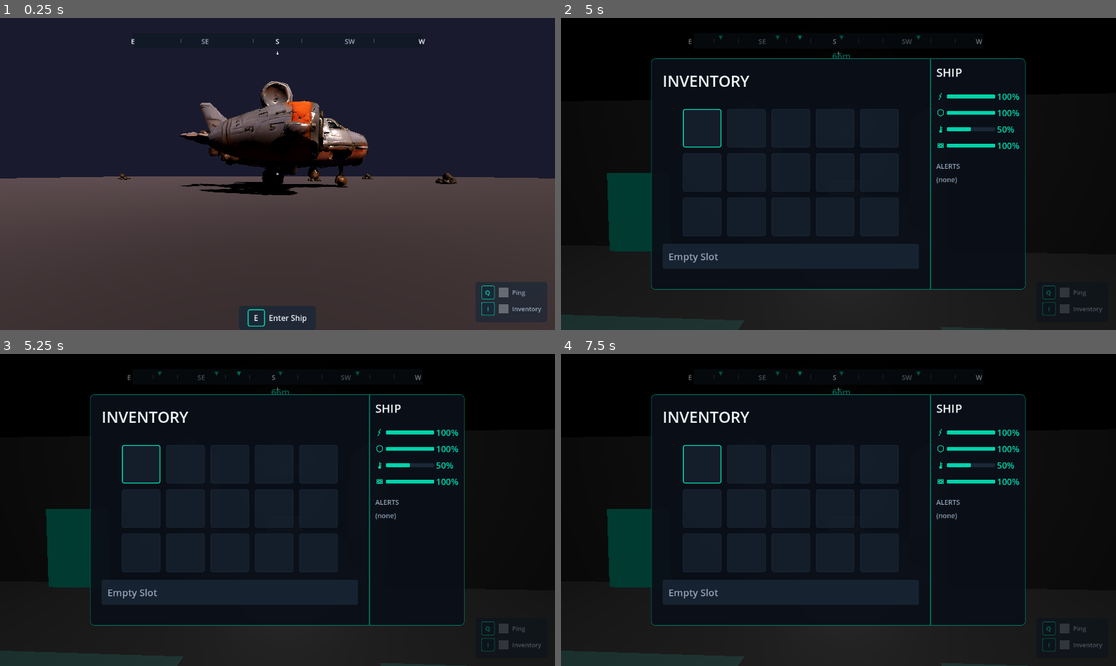
Above: before the commit, frames 1-4 (two rows, left to right).
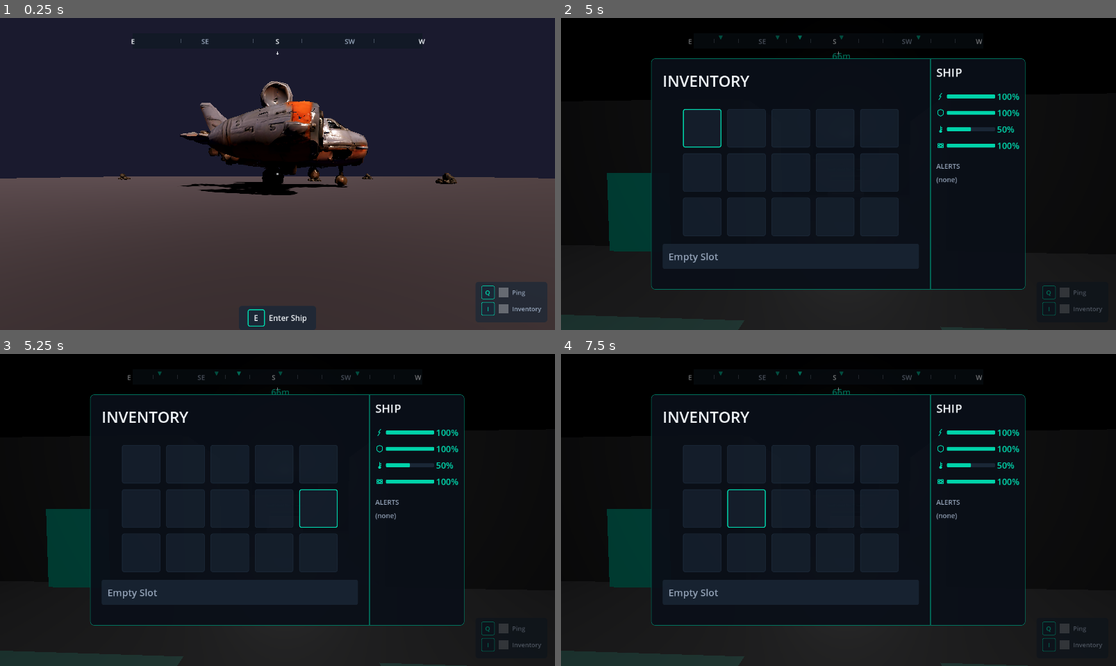
Above: after the commit, the same moments.

Repository: sqlhammer/Hammer-Forge-Studio
Game: Godot game, scene res://scenes/levels/test_world.tscn
The game is run twice, just before and just after one commit, with the same random seed, the same clock (stepped at 60 frames per second) and the same inputs. The project has no main scene, so this scene is started directly.
Inputs (mouse positions are in pixels of both pictures, inside the frame that each line leads up to):
- Up to frame 1 (0.25 s): no input
- Up to frame 2 (5 s): tap Enter (ui_accept) at 0.5, 3.5 s; move the mouse to (866, 174) at 0.52 s; hold E (interact) 0.53-1.28 s; hold W (move_forward) 0.53-4.28 s; click (866, 174) at 0.67 s; tap Space (jump) at 0.77, 1.52, 3.02, 3.77, 4.52 s; move the mouse to (810, 174) at 1.27 s; tap Q (scan) at 1.35 s; click (810, 174) at 1.42 s; move the mouse to (849, 167) at 2.02 s; tap X (ship_emergency_stop) at 2.1 s; click (849, 167) at 2.17 s; move the mouse to (832, 180) at 2.77 s; tap Tab (switch_view) at 2.85 s; click (832, 180) at 2.92 s; move the mouse to (877, 177) at 3.52 s; tap F (toggle_head_lamp) at 3.6 s; click (877, 177) at 3.67 s; tap I (inventory_toggle) at 4.15 s; move the mouse to (672, 127) at 4.27 s; hold A (move_left) from 4.28 s (still down); tap G (use_item) at 4.35 s; click (672, 127) at 4.42 s
- Up to frame 3 (5.25 s): tap Enter (ui_accept) at 5 s; move the mouse to (305, 510) at 5.02 s; release A (move_left) at 5.03 s; press the mouse at (305, 510) at 5.03 s; hold S (move_backward) from 5.03 s (still down)
- Up to frame 4 (7.5 s): tap Enter (ui_accept) at 5.75, 6.5, 7.25 s; move the mouse to (755, 432) at 5.77 s; release S (move_backward) at 5.78 s; release the mouse at (755, 432) at 5.78 s; hold D (move_right) 5.78-6.53 s; tap E (interact) at 5.85 s; click (755, 432) at 5.92 s; tap Space (jump) at 6.02, 6.77 s; move the mouse to (960, 494) at 6.52 s; hold W (move_forward) 6.53-7.28 s; hold Q (scan) 6.53-7.28 s; click (960, 494) at 6.67 s; move the mouse to (727, 525) at 7.27 s; hold D (move_right) from 7.28 s (still down); tap X (ship_emergency_stop) at 7.35 s; click (727, 525) at 7.42 s

Frames 1-2 are identical in both runs. In frame 3, 0.2% of the frame differs, in the area x 21-61%, y 29-56%; in frame 4, 0.2%, in the area x 21-37%, y 29-56%.

Commit message:
TICKET-0153: [GREEN] Implement mouse interaction for all menu panels
InventoryScreen:
- Slots respond to mouse_entered (hover highlight) and gui_input left-click
- select_slot() / get_focused_slot() public API for programmatic selection
- Child icon/label set to MOUSE_FILTER_IGNORE for event pass-through

FabricatorPanel:
- Recipe rows respond to mouse_entered and gui_input left-click
- select_recipe_by_index() / get_selected_recipe_index() public API
- _set_descendants_mouse_ignore helper ensures events reach row container
- Selection blocked during active fabrication job

TechTreePanel:
- Node cards respond to mouse_entered and gui_input left-click
- select_node_by_index() / get_focused_node_index() public API
- Mouse interaction disabled during confirmation dialog
- _set_descendants_mouse_ignore helper for event pass-through

ModulePlacementUI:
- Module rows respond to mouse_entered and gui_input left-click
- select_module_by_index() / get_selected_module_index() public API
- All child elements set to MOUSE_FILTER_IGNORE

All panels: mouse and keyboard input coexist without state corruption.

Co-Authored-By: Claude Haiku 4.5 <noreply@anthropic.com>

Diff:
--- a/game/scripts/ui/fabricator_panel.gd
+++ b/game/scripts/ui/fabricator_panel.gd
@@ -151,8 +151,14 @@
 	return _selected_index
 
 ## Selects a recipe by its list index, matching keyboard navigation behavior.
-func select_recipe_by_index(_index: int) -> void:
-	pass
+func select_recipe_by_index(index: int) -> void:
+	if index < 0 or index >= _recipe_ids.size():
+		return
+	if Fabricator.is_job_active():
+		return
+	_selected_index = index
+	_selected_recipe_id = _recipe_ids[index]
+	_refresh_ui()
 
 # ── Private Methods ───────────────────────────────────────
 
@@ -453,13 +459,20 @@
 func _build_recipe_row(recipe_id: String) -> PanelContainer:
 	var row := PanelContainer.new()
 	row.custom_minimum_size = Vector2(0, 56)
+	row.mouse_filter = Control.MOUSE_FILTER_STOP
 	var row_style := StyleBoxFlat.new()
 	row_style.bg_color = Color.TRANSPARENT
 	row_style.set_content_margin_all(8)
 	row.add_theme_stylebox_override("panel", row_style)
 
+	# Mouse hover and click support — use current row count as the index
+	var row_index: int = _recipe_rows.size()
+	row.mouse_entered.connect(_on_recipe_row_mouse_entered.bind(row_index))
+	row.gui_input.connect(_on_recipe_row_gui_input.bind(row_index))
+
 	var hbox := HBoxContainer.new()
 	hbox.add_theme_constant_override("separation", 8)
+	hbox.mouse_filter = Control.MOUSE_FILTER_IGNORE
 	row.add_child(hbox)
 
 	# Selection indicator
@@ -513,6 +526,10 @@
 	dot.custom_minimum_size = Vector2(12, 12)
 	dot.size_flags_vertical = Control.SIZE_SHRINK_CENTER
 	hbox.add_child(dot)
+
+	# Ensure all descendants pass mouse events through to the row
+	_set_descendants_mouse_ignore(row)
+	row.mouse_filter = Control.MOUSE_FILTER_STOP
 
 	_recipe_rows.append(row)
 	_recipe_row_labels.append(name_label)
@@ -757,6 +774,26 @@
 	tween.tween_property(_main_panel, "modulate:a", 0.0, 0.15)
 	tween.tween_callback(func() -> void: visible = false)
 
+func _set_descendants_mouse_ignore(node: Node) -> void:
+	for child: Node in node.get_children():
+		if child is Control:
+			(child as Control).mouse_filter = Control.MOUSE_FILTER_IGNORE
+		_set_descendants_mouse_ignore(child)
+
+func _on_recipe_row_mouse_entered(index: int) -> void:
+	if not _is_open:
+		return
+	select_recipe_by_index(index)
+
+func _on_recipe_row_gui_input(event: InputEvent, index: int) -> void:
+	if not _is_open:
+		return
+	var mouse_event: InputEventMouseButton = event as InputEventMouseButton
+	if mouse_event == null:
+		return
+	if mouse_event.pressed and mouse_event.button_index == MOUSE_BUTTON_LEFT:
+		select_recipe_by_index(index)
+
 # ── Signal Handlers ──────────────────────────────────────
 
 func _on_start_pressed() -> void:
--- a/game/scripts/ui/inventory_screen.gd
+++ b/game/scripts/ui/inventory_screen.gd
@@ -138,8 +138,12 @@
 	return _focused_slot
 
 ## Selects the given slot by index, matching keyboard navigation behavior.
-func select_slot(_index: int) -> void:
-	pass
+func select_slot(index: int) -> void:
+	if index < 0 or index >= Inventory.MAX_SLOTS:
+		return
+	_focused_slot = index
+	_update_focus_visual()
+	_update_detail_area()
 
 # ── Private Methods ───────────────────────────────────────
 
@@ -267,6 +271,7 @@
 func _create_slot(index: int) -> PanelContainer:
 	var slot := PanelContainer.new()
 	slot.custom_minimum_size = Vector2(SLOT_SIZE, SLOT_SIZE)
+	slot.mouse_filter = Control.MOUSE_FILTER_STOP
 
 	var style := StyleBoxFlat.new()
 	style.bg_color = COLOR_SLOT_BG
@@ -276,12 +281,17 @@
 	style.set_content_margin_all(4)
 	slot.add_theme_stylebox_override("panel", style)
 
+	# Mouse hover and click support
+	slot.mouse_entered.connect(_on_slot_mouse_entered.bind(index))
+	slot.gui_input.connect(_on_slot_gui_input.bind(index))
+
 	# Item icon
 	var icon := TextureRect.new()
 	icon.custom_minimum_size = Vector2(48, 48)
 	icon.expand_mode = TextureRect.EXPAND_IGNORE_SIZE
 	icon.stretch_mode = TextureRect.STRETCH_KEEP_ASPECT_CENTERED
 	icon.visible = false
+	icon.mouse_filter = Control.MOUSE_FILTER_IGNORE
 	slot.add_child(icon)
 	_slot_icons.append(icon)
 
@@ -293,6 +303,7 @@
 	count_label.vertical_alignment = VERTICAL_ALIGNMENT_BOTTOM
 	count_label.set_anchors_preset(Control.PRESET_BOTTOM_RIGHT)
 	count_label.visible = false
+	count_label.mouse_filter = Control.MOUSE_FILTER_IGNORE
 	slot.add_child(count_label)
 	_slot_count_labels.append(count_label)
 
@@ -389,6 +400,20 @@
 	_update_focus_visual()
 	_update_detail_area()
 
+func _on_slot_mouse_entered(index: int) -> void:
+	if not _is_open:
+		return
+	select_slot(index)
+
+func _on_slot_gui_input(event: InputEvent, index: int) -> void:
+	if not _is_open:
+		return
+	var mouse_event: InputEventMouseButton = event as InputEventMouseButton
+	if mouse_event == null:
+		return
+	if mouse_event.pressed and mouse_event.button_index == MOUSE_BUTTON_LEFT:
+		select_slot(index)
+
 func _on_slot_changed(slot_index: int) -> void:
 	Global.log("InventoryScreen: slot %d changed" % slot_index)
 	if _is_open:
--- a/game/scripts/ui/module_placement_ui.gd
+++ b/game/scripts/ui/module_placement_ui.gd
@@ -101,8 +101,15 @@
 	return _selected_index
 
 ## Selects a module by its list index, matching keyboard navigation behavior.
-func select_module_by_index(_index: int) -> void:
-	pass
+func select_module_by_index(index: int) -> void:
+	if _module_ids.is_empty():
+		return
+	if index < 0 or index >= _module_ids.size():
+		return
+	_selected_index = index
+	_update_selection_visual()
+	_update_detail_area()
+	_feedback_label.text = ""
 
 # ── Private Methods ───────────────────────────────────────
 
@@ -255,14 +262,20 @@
 
 		var row := PanelContainer.new()
 		row.custom_minimum_size = Vector2(0, 36)
+		row.mouse_filter = Control.MOUSE_FILTER_STOP
 		var row_style := StyleBoxFlat.new()
 		row_style.bg_color = COLOR_SLOT_BG
 		row_style.set_corner_radius_all(4)
 		row_style.set_content_margin_all(8)
 		row.add_theme_stylebox_override("panel", row_style)
 
+		# Mouse hover and click support
+		row.mouse_entered.connect(_on_module_row_mouse_entered.bind(i))
+		row.gui_input.connect(_on_module_row_gui_input.bind(i))
+
 		var hbox := HBoxContainer.new()
 		hbox.add_theme_constant_override("separation", 12)
+		hbox.mouse_filter = Control.MOUSE_FILTER_IGNORE
 		row.add_child(hbox)
 
 		# Module icon
@@ -271,6 +284,7 @@
 		icon.expand_mode = TextureRect.EXPAND_IGNORE_SIZE
 		icon.stretch_mode = TextureRect.STRETCH_KEEP_ASPECT_CENTERED
 		icon.size_flags_vertical = Control.SIZE_SHRINK_CENTER
+		icon.mouse_filter = Control.MOUSE_FILTER_IGNORE
 		var icon_path: String = ModuleDefs.get_icon_path(module_id)
 		if not icon_path.is_empty():
 			icon.texture = load(icon_path) as Texture2D
@@ -281,6 +295,7 @@
 		name_label.add_theme_font_size_override("font_size", 20)
 		name_label.add_theme_color_override("font_color", COLOR_TEXT_PRIMARY)
 		name_label.size_flags_horizontal = Control.SIZE_EXPAND_FILL
+		name_label.mouse_filter = Control.MOUSE_FILTER_IGNORE
 		hbox.add_child(name_label)
 
 		var tier_enum: ModuleDefs.ModuleTier = entry.get("tier", ModuleDefs.ModuleTier.TIER_1) as ModuleDefs.ModuleTier
@@ -289,6 +304,7 @@
 		tier_label.text = tier_text
 		tier_label.add_theme_font_size_override("font_size", 16)
 		tier_label.add_theme_color_override("font_color", COLOR_TEAL)
+		tier_label.mouse_filter = Control.MOUSE_FILTER_IGNORE
 		hbox.add_child(tier_label)
 
 		_module_list_container.add_child(row)
@@ -378,6 +394,20 @@
 		module_installed.emit(module_id, _zone_index)
 	# Failure messaging handled by _on_install_failed via ModuleManager.install_failed signal
 
+func _on_module_row_mouse_entered(index: int) -> void:
+	if not _is_open:
+		return
+	select_module_by_index(index)
+
+func _on_module_row_gui_input(event: InputEvent, index: int) -> void:
+	if not _is_open:
+		return
+	var mouse_event: InputEventMouseButton = event as InputEventMouseButton
+	if mouse_event == null:
+		return
+	if mouse_event.pressed and mouse_event.button_index == MOUSE_BUTTON_LEFT:
+		select_module_by_index(index)
+
 func _on_install_failed(module_id: String, reason: String) -> void:
 	if not _is_open:
 		return
--- a/game/scripts/ui/tech_tree_panel.gd
+++ b/game/scripts/ui/tech_tree_panel.gd
@@ -140,8 +140,12 @@
 	return _focused_index
 
 ## Selects a tech tree node by index, matching keyboard navigation behavior.
-func select_node_by_index(_index: int) -> void:
-	pass
+func select_node_by_index(index: int) -> void:
+	if index < 0 or index >= _node_ids.size():
+		return
+	_stop_pulse()
+	_focused_index = index
+	_refresh_all()
 
 # ── Private Methods ───────────────────────────────────────
 
@@ -244,6 +248,11 @@
 		var card := PanelContainer.new()
 		card.custom_minimum_size = Vector2(CARD_WIDTH, CARD_HEIGHT)
 		card.position = card_positions[i]
+		card.mouse_filter = Control.MOUSE_FILTER_STOP
+
+		# Mouse hover and click support
+		card.mouse_entered.connect(_on_card_mouse_entered.bind(i))
+		card.gui_input.connect(_on_card_gui_input.bind(i))
 
 		var style := StyleBoxFlat.new()
 		style.bg_color = COLOR_PANEL_BG
@@ -294,6 +303,10 @@
 		state_label.add_theme_font_size_override("font_size", 14)
 		state_label.horizontal_alignment = HORIZONTAL_ALIGNMENT_CENTER
 		state_row.add_child(state_label)
+
+		# Ensure all descendants pass mouse events through to the card
+		_set_descendants_mouse_ignore(card)
+		card.mouse_filter = Control.MOUSE_FILTER_STOP
 
 		_node_cards.append(card)
 		_card_styles.append(style)
@@ -682,6 +695,26 @@
 	tween.tween_property(_main_panel, "modulate:a", 0.0, 0.15)
 	tween.tween_callback(func() -> void: visible = false)
 
+func _set_descendants_mouse_ignore(node: Node) -> void:
+	for child: Node in node.get_children():
+		if child is Control:
+			(child as Control).mouse_filter = Control.MOUSE_FILTER_IGNORE
+		_set_descendants_mouse_ignore(child)
+
+func _on_card_mouse_entered(index: int) -> void:
+	if not _is_open or _confirm_visible:
+		return
+	select_node_by_index(index)
+
+func _on_card_gui_input(event: InputEvent, index: int) -> void:
+	if not _is_open or _confirm_visible:
+		return
+	var mouse_event: InputEventMouseButton = event as InputEventMouseButton
+	if mouse_event == null:
+		return
+	if mouse_event.pressed and mouse_event.button_index == MOUSE_BUTTON_LEFT:
+		select_node_by_index(index)
+
 # ── Signal Handlers ──────────────────────────────────────
 
 func _on_unlock_pressed() -> void:
